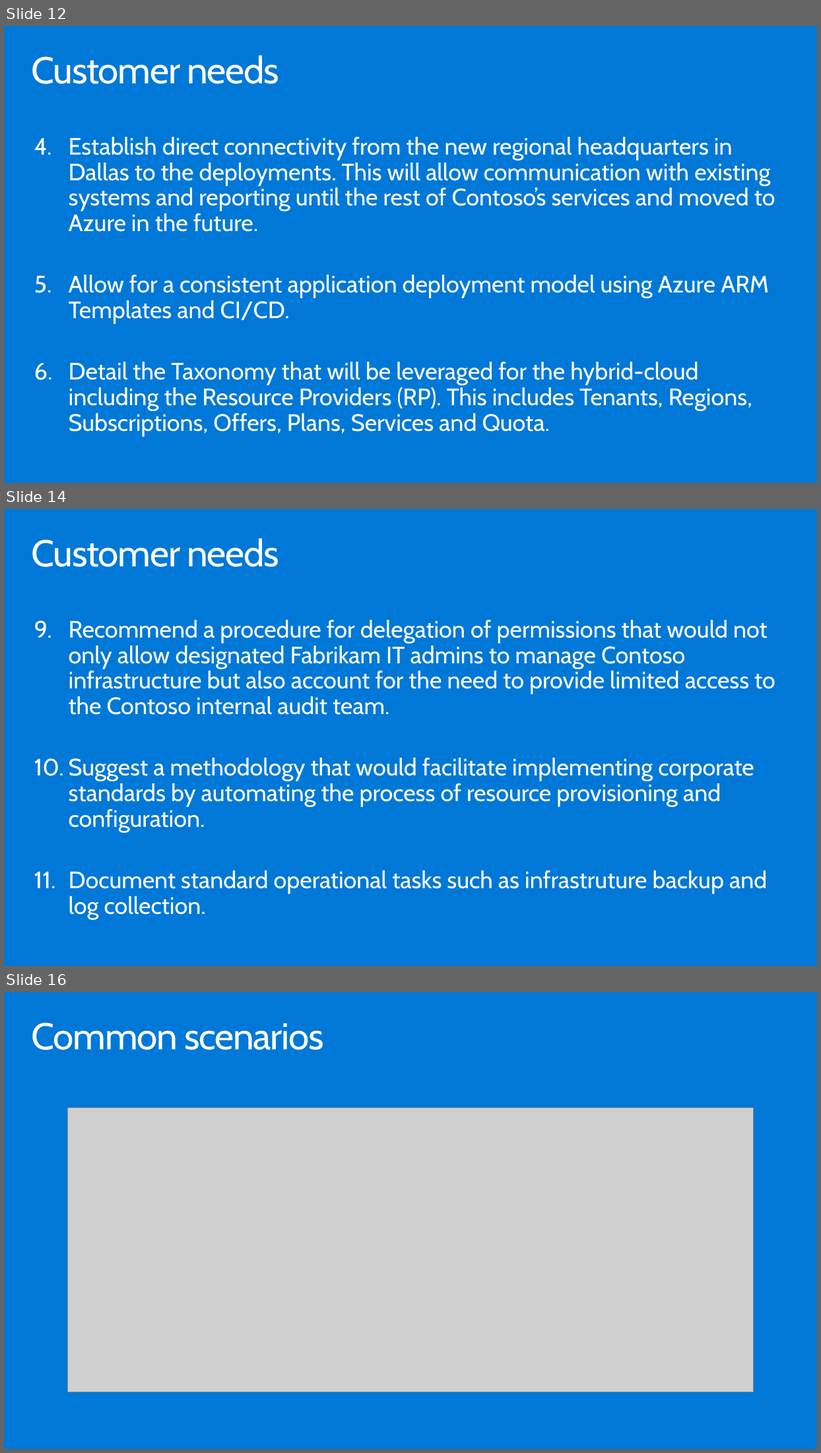
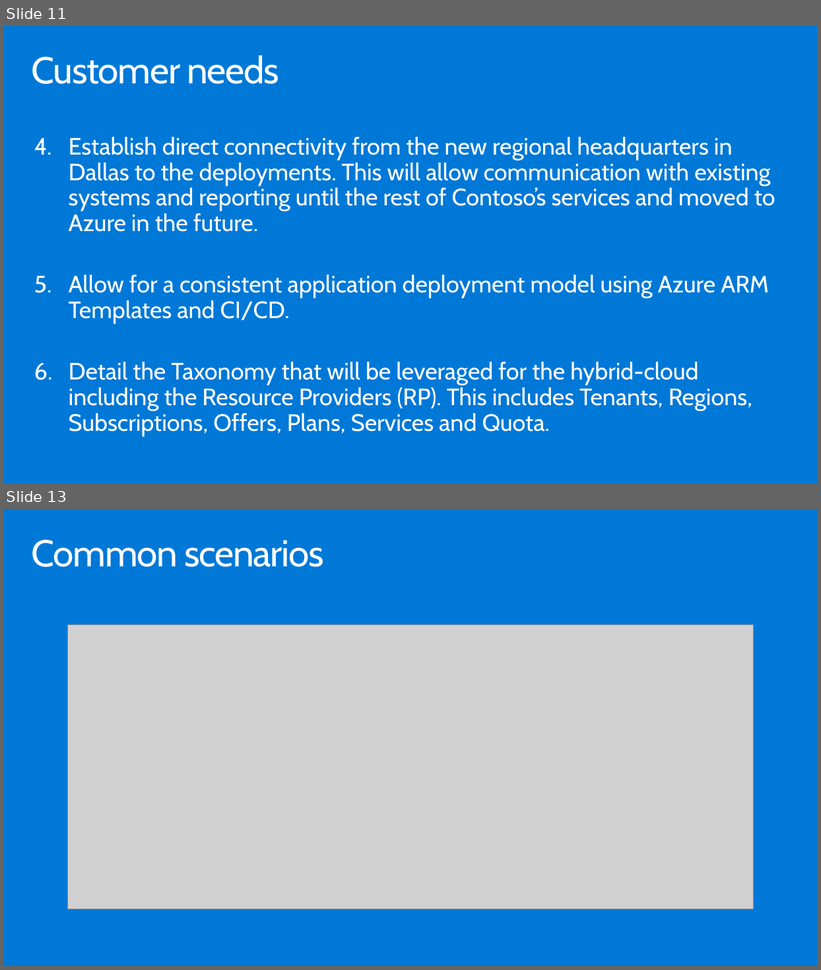
Before and after one commit to Microsoft/MCW-Azure-Stack, a slide deck: Whiteboard design session/WDS trainer presentation - Azure Stack.pptx. Shown one above the other, each under a label of ours: slides 12, 14 and 16 before the commit, slides 11 and 13 after it; the slides between them are not shown. The pictures are 821x1453 and 821x970 pixels, drawn with LibreOffice and Linux fonts; fonts in the diff are those of the drawing; grey boxes stand for pictures. Boxes give left, top, right and bottom in pixels: in the first picture for what was removed or moved away, otherwise in the second. Text is boxed around its words. In the diff, an @@ line names an element or a change of style, - is before the commit and + after.

```diff
--- a/Whiteboard design session/WDS trainer presentation - Azure Stack.pptx
+++ b/Whiteboard design session/WDS trainer presentation - Azure Stack.pptx
@@ slide 14 removed at [4, 509, 817, 966], background #0078D7 @@
@@ title removed at [32, 538, 279, 567] @@
-Customer needs
@@ text removed at [69, 620, 776, 920] @@
-9. Recommend a procedure for delegation of permissions that would not only allow designated Fabrikam IT admins to manage Contoso infrastructure but also account for the need to provide limited access to the Contoso internal audit team.
-10. Suggest a methodology that would facilitate implementing corporate standards by automating the process of resource provisioning and configuration.
-11. Document standard operational tasks such as infrastruture backup and log collection.
@@ what was slide 12 is now slide 11 @@
@@ what was slide 16 is now slide 13 @@
```
Also in this commit, not shown: 6 slides changed, 4 other slides removed, 44 other files.
